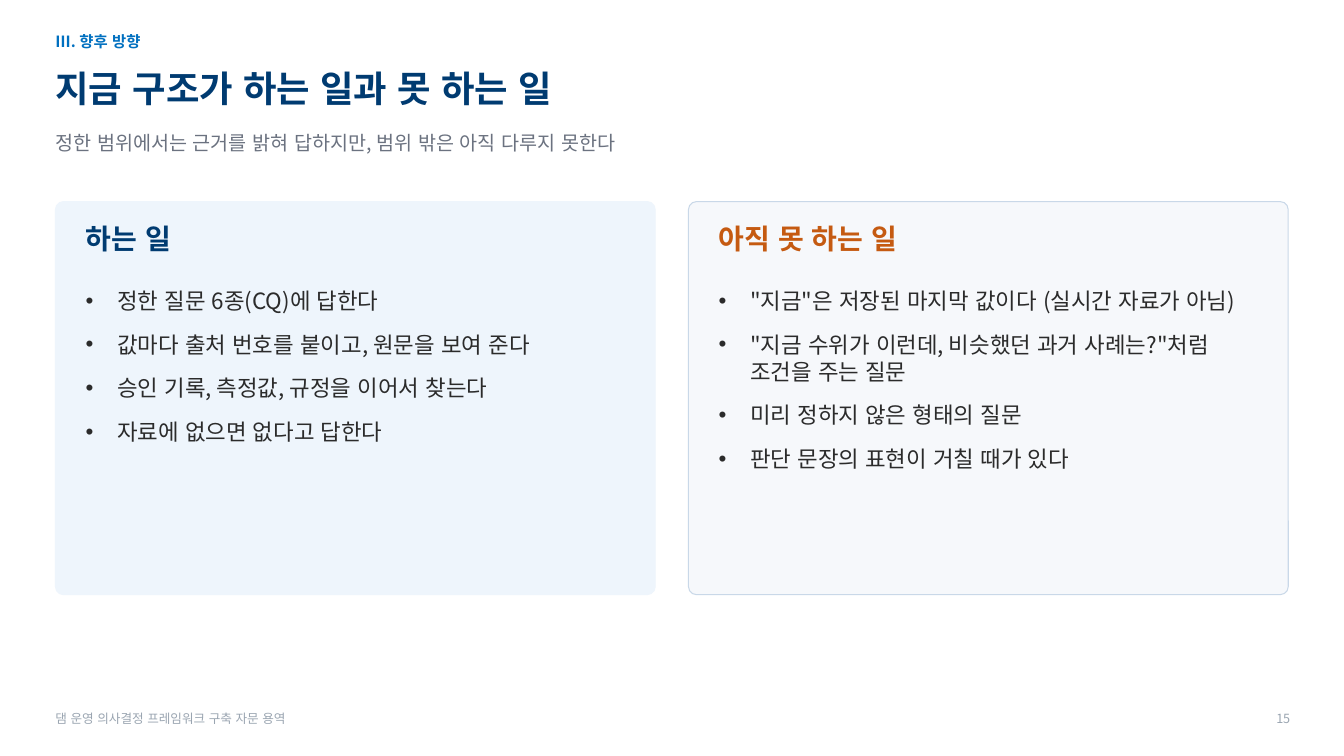
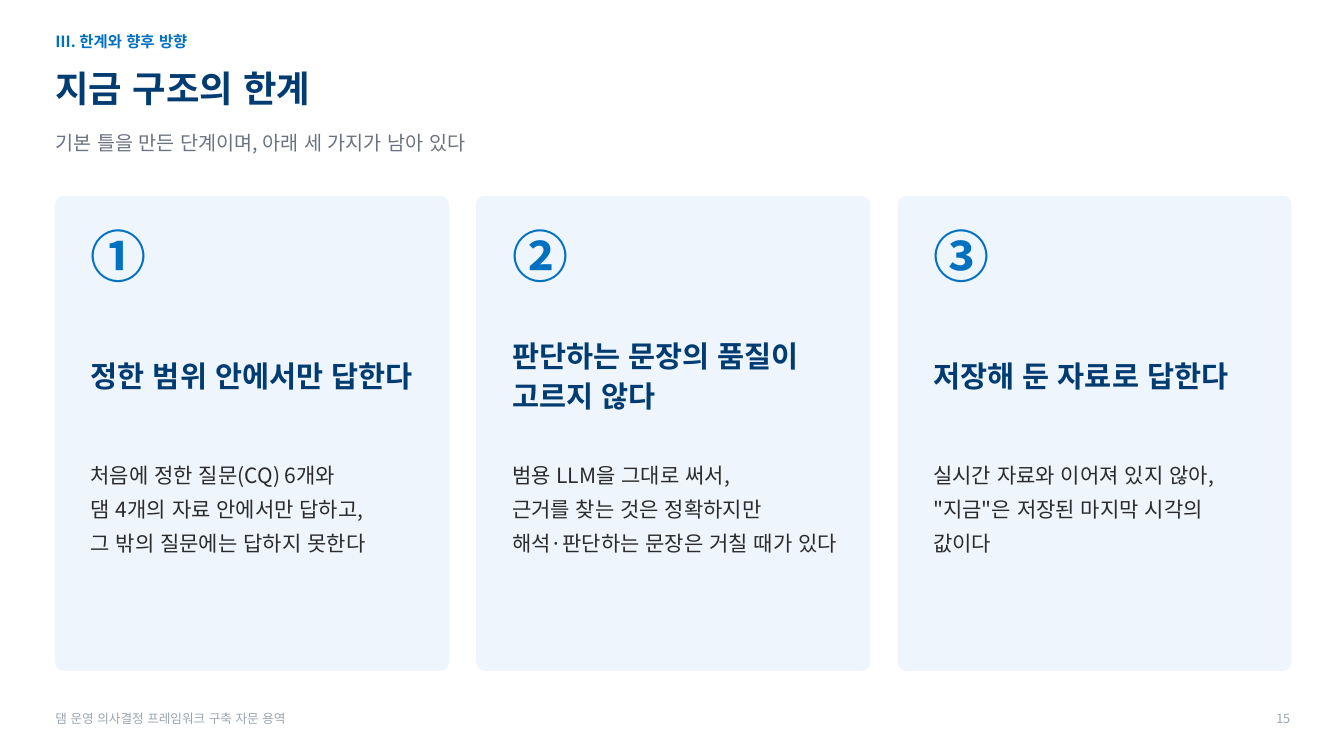
Before and after one commit to mkm1119/KGRAG-LLM, a slide deck: slide 15 of project_khnp/2026.11.26_한강수력본부_발표자료_초안.pptx. Drawn at 1344x756 pixels with LibreOffice and Linux fonts; fonts in the diff are those of the drawing; background and template pictures are left out. Boxes give left, top, right and bottom in pixels: in the first picture for what was removed or moved away, otherwise in the second. Text is boxed around its words. In the diff, an @@ line names an element or a change of style, - is before the commit and + after.

```diff
--- a/project_khnp/2026.11.26_한강수력본부_발표자료_초안.pptx
+++ b/project_khnp/2026.11.26_한강수력본부_발표자료_초안.pptx
@@ text at bbox=[55, 34, 187, 49]: text changed @@
-Ⅲ. 향후 방향
+Ⅲ. 한계와 향후 방향
@@ text at bbox=[55, 71, 310, 106]: text changed @@
-지금 구조가 하는 일과 못 하는 일
+지금 구조의 한계
@@ text at bbox=[55, 134, 465, 154]: text changed @@
-정한 범위에서는 근거를 밝혀 답하지만, 범위 밖은 아직 다루지 못한다
+기본 틀을 만든 단계이며, 아래 세 가지가 남아 있다
@@ rounded rectangle: place and size @@
-rounded rectangle at bbox=[55, 202, 655, 595]
+rounded rectangle at bbox=[55, 197, 449, 670]
@@ rounded rectangle added at bbox=[477, 197, 870, 670], fill #EEF5FC, outline #EEF5FC 0.75 pt @@
@@ rounded rectangle removed at bbox=[689, 202, 1289, 595] @@
@@ rounded rectangle added at bbox=[898, 197, 1292, 670], fill #EEF5FC, outline #EEF5FC 0.75 pt @@
@@ text removed at bbox=[86, 225, 171, 252] @@
-하는 일
@@ text added at bbox=[91, 229, 147, 282], 40 pt, text #0070C0, bold @@
+①
@@ text added at bbox=[512, 229, 568, 282], 40 pt, text #0070C0, bold @@
+②
@@ text removed at bbox=[719, 225, 897, 252] @@
-아직 못 하는 일
@@ text added at bbox=[933, 229, 989, 282], 40 pt, text #0070C0, bold @@
+③
@@ text removed at bbox=[117, 290, 530, 442] @@
-• 정한 질문 6종(CQ)에 답한다
-• 값마다 출처 번호를 붙이고, 원문을 보여 준다
-• 승인 기록, 측정값, 규정을 이어서 찾는다
-• 자료에 없으면 없다고 답한다
@@ text removed at bbox=[750, 290, 1235, 469] @@
-• "지금"은 저장된 마지막 값이다 (실시간 자료가 아님)
-• "지금 수위가 이런데, 비슷했던 과거 사례는?"처럼 조건을 주는 질문
-• 미리 정하지 않은 형태의 질문
-• 판단 문장의 표현이 거칠 때가 있다
@@ text added at bbox=[512, 342, 799, 410], 21 pt, text #003B71, bold @@
+판단하는 문장의 품질이
+고르지 않다
@@ text added at bbox=[91, 362, 413, 390], 21 pt, text #003B71, bold @@
+정한 범위 안에서만 답한다
@@ text added at bbox=[933, 362, 1228, 390], 21 pt, text #003B71, bold @@
+저장해 둔 자료로 답한다
@@ text added at bbox=[91, 465, 365, 553], 15 pt, text #2B2B2B @@
+처음에 정한 질문(CQ) 6개와
+댐 4개의 자료 안에서만 답하고,
+그 밖의 질문에는 답하지 못한다
@@ text added at bbox=[512, 465, 837, 553], 15 pt, text #2B2B2B @@
+범용 LLM을 그대로 써서,
+근거를 찾는 것은 정확하지만
+해석·판단하는 문장은 거칠 때가 있다
@@ text added at bbox=[933, 465, 1214, 553], 15 pt, text #2B2B2B @@
+실시간 자료와 이어져 있지 않아,
+"지금"은 저장된 마지막 시각의
+값이다
```
Also in this commit, not shown: 13 other slides changed, 1 slide added, 1 slide removed, 5 other files.
